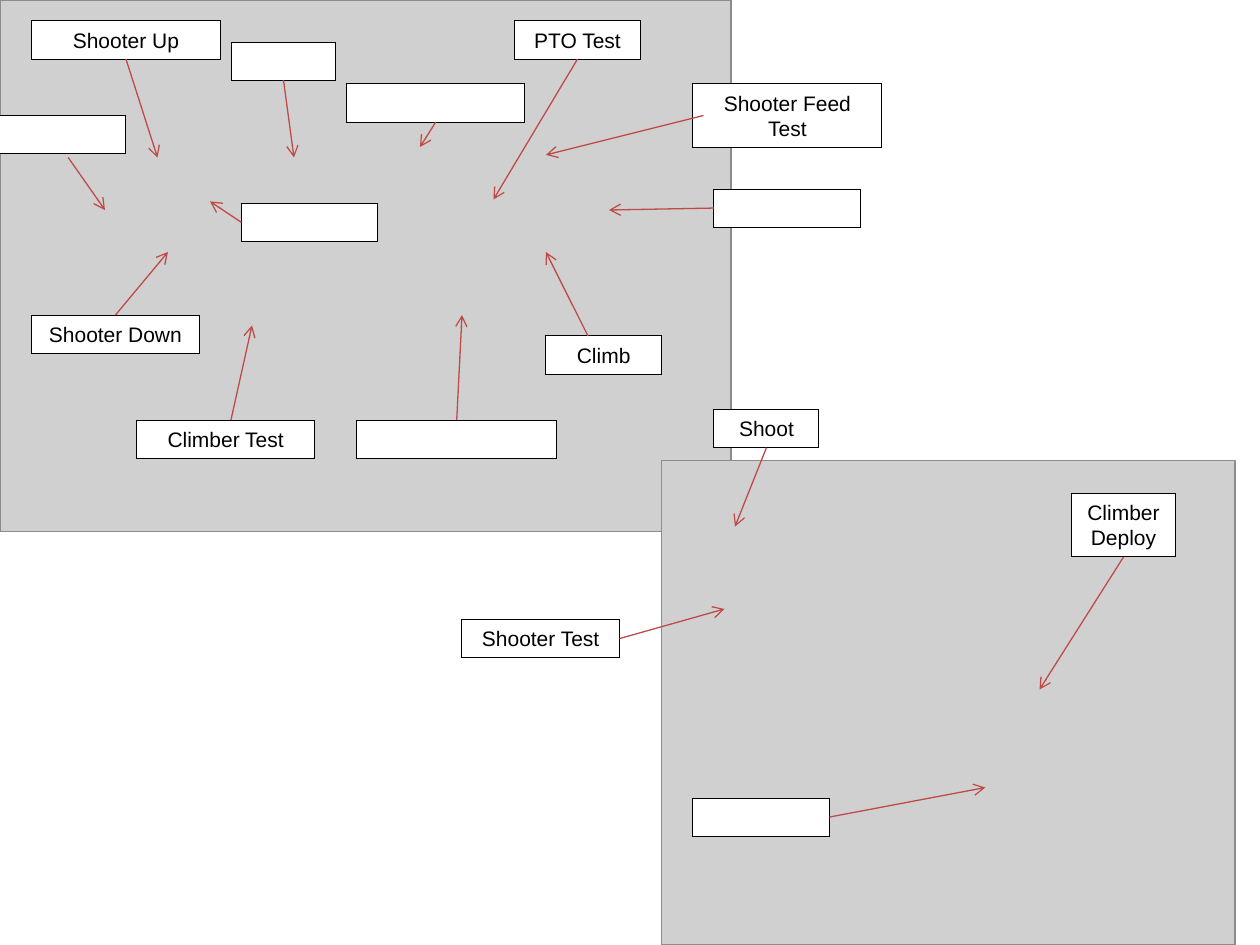
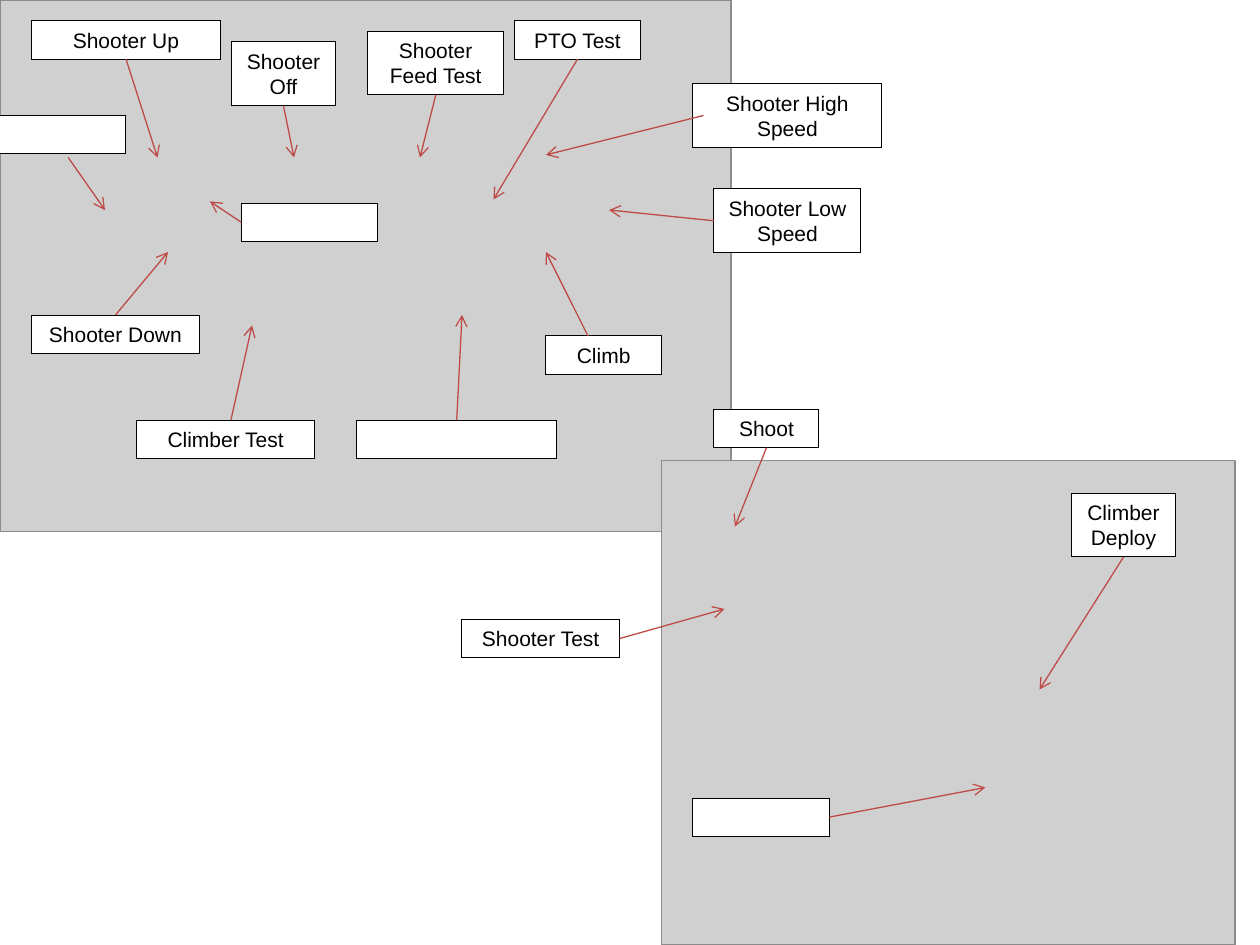
Before and after one commit to BobcatRobotics-Archive/2013, a slide deck: slide 1 of ControllerLayout.pptx. Drawn at 1260x945 pixels with LibreOffice and Linux fonts; fonts in the diff are those of the drawing; grey boxes stand for pictures. Boxes give left, top, right and bottom in pixels: in the first picture for what was removed or moved away, otherwise in the second. Text is boxed around its words. In the diff, an @@ line names an element or a change of style, - is before the commit and + after.

Commit message:
Shooter & Climber testing 3/2

```diff
--- a/ControllerLayout.pptx
+++ b/ControllerLayout.pptx
@@ rectangle "Shooter Off": place and size @@
-rectangle "Shooter Off" at [231,42,335,79]
+rectangle "Shooter Off" at [231,42,335,105]
@@ text in rectangle at [247,53,320,95]: text added @@
+Shooter Off
@@ rectangle "Shooter Feed Test": place and size @@
-rectangle "Shooter Feed Test" at [346,84,525,122]
+rectangle "Shooter Feed Test" at [368,32,504,94]
@@ text in rectangle at [390,42,481,84]: text added @@
+Shooter Feed Test
@@ arrow moved from (284, 81) - (294, 158) to (284, 106) - (294, 158) @@
@@ arrow moved from (436, 122) - (420, 147) to (436, 94) - (420, 158) @@
@@ text in rectangle at [726,95,848,140]: text changed @@
-Shooter Feed Test
+Shooter High Speed
@@ rectangle "Shooter Low Speed": place and size @@
-rectangle "Shooter Low Speed" at [714,189,862,227]
+rectangle "Shooter Low Speed" at [714,189,862,252]
@@ text in rectangle at [729,200,846,245]: text added @@
+Shooter Low Speed
@@ arrow moved from (714, 208) - (609, 210) to (714, 220) - (609, 210) @@
```
Also in this commit, not shown: 5 other files.
